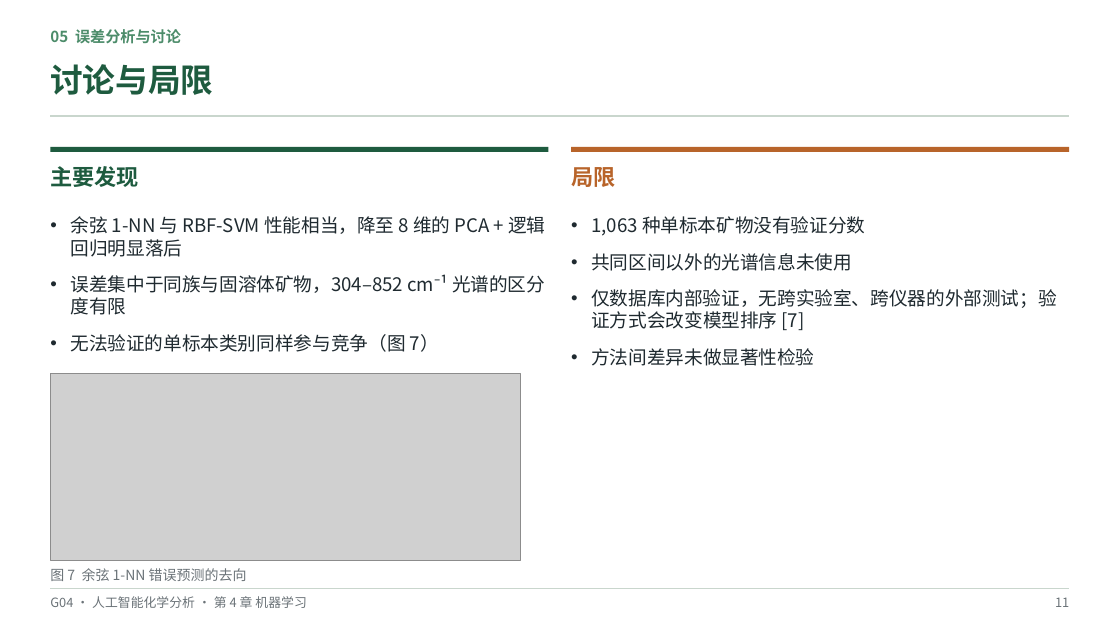
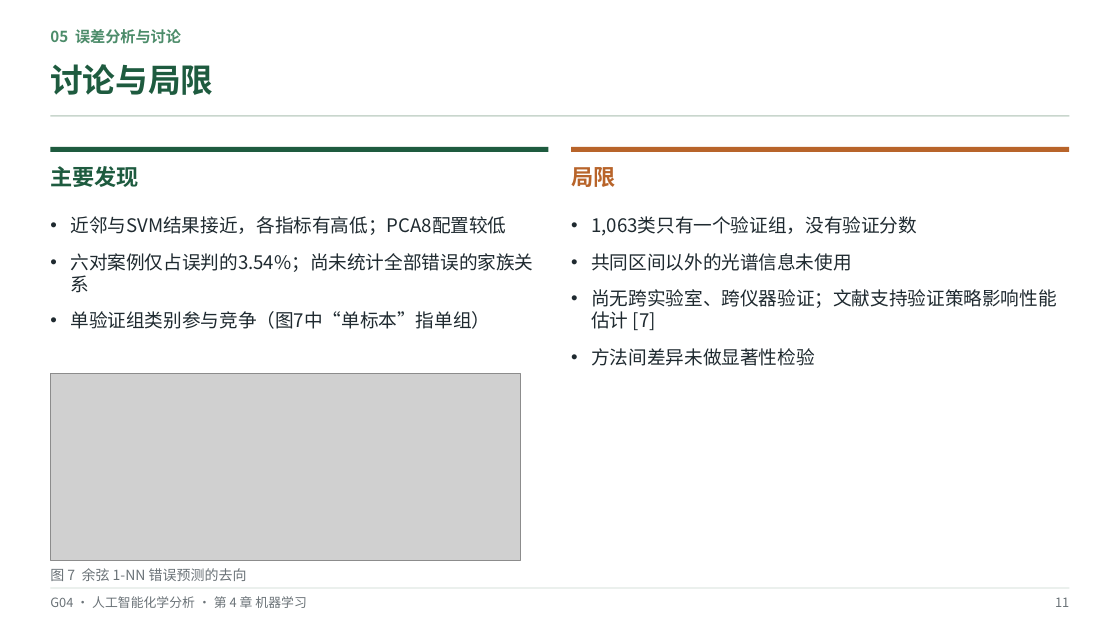
Before and after one commit to hachimi-rabbit/intelligent-analytical-chemistry, a slide deck: slide 11 of resources/annual/2026-2027/student-reports/ch04/G04-Raman-Full-Report-new.pptx. Drawn at 1120x630 pixels with LibreOffice and Linux fonts; fonts in the diff are those of the drawing; grey boxes stand for pictures. Boxes give left, top, right and bottom in pixels: in the first picture for what was removed or moved away, otherwise in the second. Text is boxed around its words. In the diff, an @@ line names an element or a change of style, - is before the commit and + after.

Commit message:
ch04: 核对引文与误判证据，完善三人协作记录
补充六对矿物关系来源、三例折外误判追溯和33项书目。
在最新14页汇报中修正等效性、增样因果及误判范围表述。
保留PCA复现差异，记录已执行维护核查与待完成成员分工。

```diff
--- a/resources/annual/2026-2027/student-reports/ch04/G04-Raman-Full-Report-new.pptx
+++ b/resources/annual/2026-2027/student-reports/ch04/G04-Raman-Full-Report-new.pptx
@@ text at box(71, 216, 534, 329): text changed @@
-• 余弦 1-NN 与 RBF-SVM 性能相当，降至 8 维的 PCA + 逻辑回归明显落后
-• 误差集中于同族与固溶体矿物，304–852 cm⁻¹ 光谱的区分度有限
-• 无法验证的单标本类别同样参与竞争（图 7）
+• 近邻与SVM结果接近，各指标有高低；PCA8配置较低
+• 六对案例仅占误判的3.54%；尚未统计全部错误的家族关系
+• 单验证组类别参与竞争（图7中“单标本”指单组）
@@ text at box(591, 216, 917, 236): text changed @@
-• 1,063 种单标本矿物没有验证分数
+• 1,063类只有一个验证组，没有验证分数
@@ text at box(591, 289, 1056, 330): text changed @@
-• 仅数据库内部验证，无跨实验室、跨仪器的外部测试；验证方式会改变模型排序 [7]
+• 尚无跨实验室、跨仪器验证；文献支持验证策略影响性能估计 [7]
```
Also in this commit, not shown: 8 other slides changed, 18 other files.
